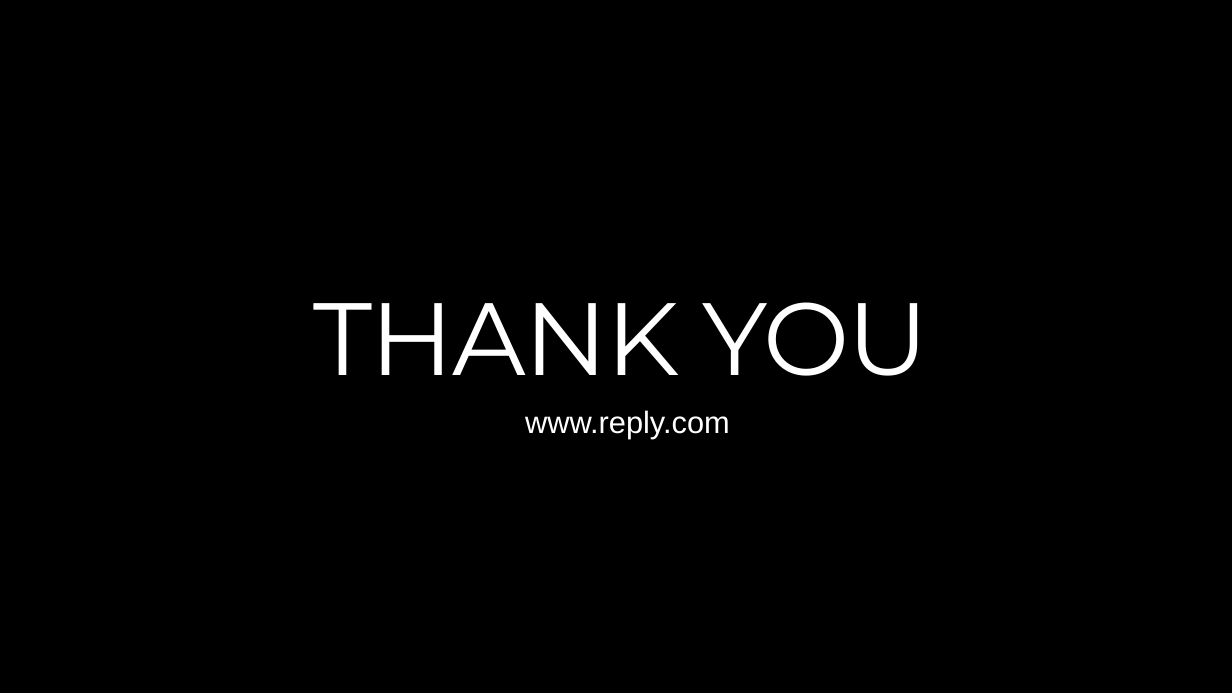
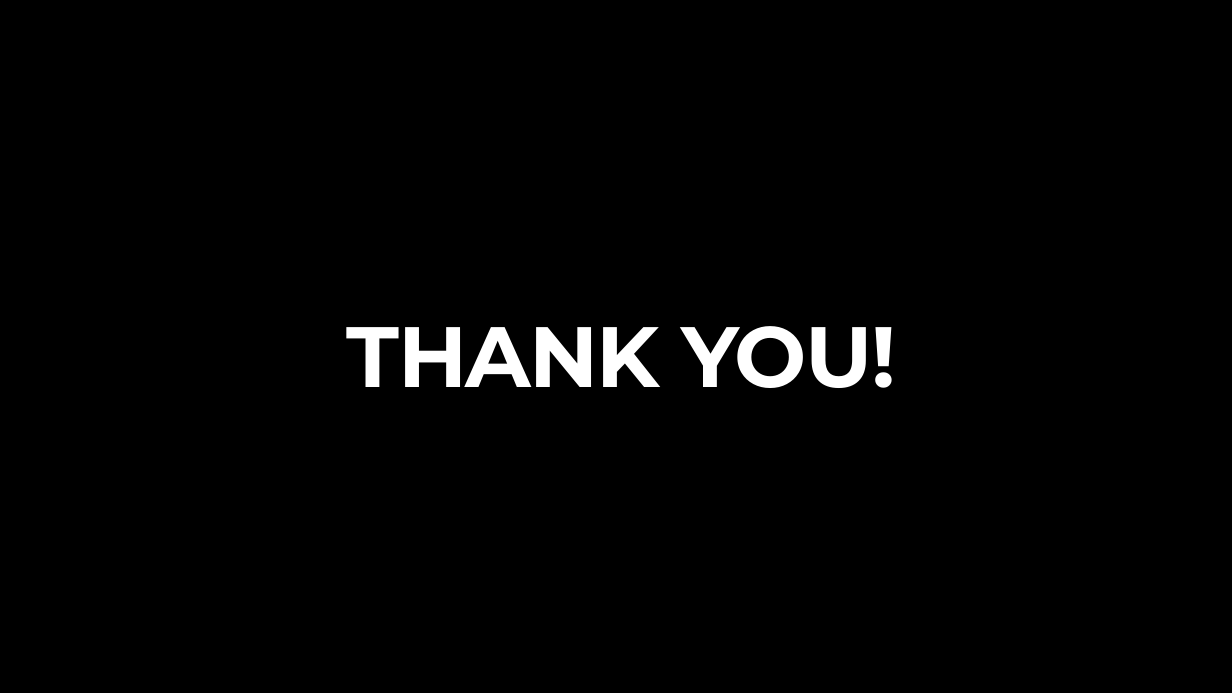
Before and after one commit to Storm-AI-Reply/ClaudeCode-Labcamp, a slide deck: slide 20 of slides/claude-code.pptx (slide 35 before the commit). Drawn at 1232x693 pixels with LibreOffice and Linux fonts; fonts in the diff are those of the drawing; background and template pictures are left out. Boxes give left, top, right and bottom in pixels: in the first picture for what was removed or moved away, otherwise in the second. Text is boxed around its words. In the diff, an @@ line names an element or a change of style, - is before the commit and + after.

Commit message:
update slides

```diff
--- a/slides/claude-code.pptx
+++ b/slides/claude-code.pptx
@@ title at box(347, 326, 896, 388): text changed; size 60 to 50 pt; bold on @@
-THANK YOU
+THANK YOU!
@@ subtitle removed at box(525, 410, 730, 439) @@
-www.reply.com
```
Also in this commit, not shown: 19 slides added, 38 slides removed, 3 other files.
